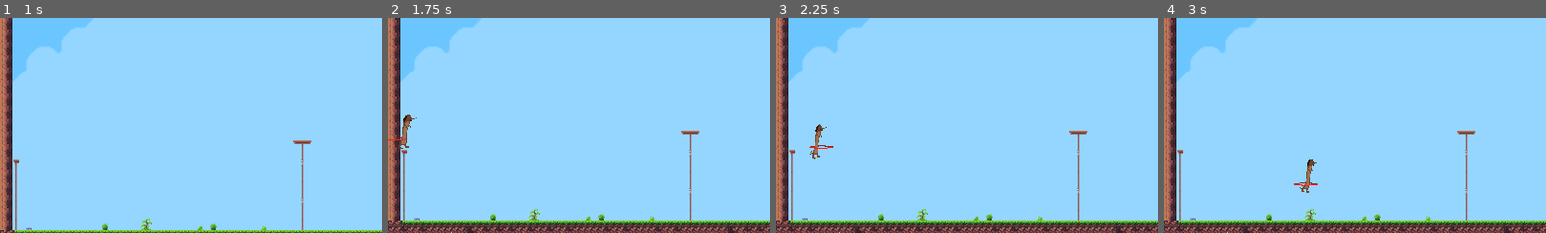
Above: before the commit, frames 1-4 (left to right).
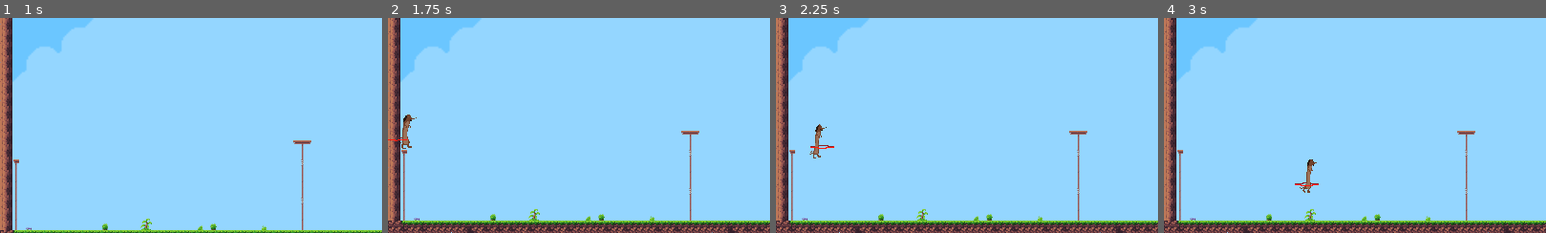
Above: after the commit, the same moments.

Repository: dgnt/gmtk2025
Game: Godot game, scene res://scenes/ui/SplashScreen.tscn
Two runs of this game, one before a commit and one after it. Both use one fixed random seed, a clock stepped at 60 frames per second and the inputs below. The engine's default icon, where the game draws it, is replaced by a stand-in: a white triangle on a blue panel in a dark square.
Inputs (mouse positions are % of the whole screen's width and height, from its top left):
- Up to frame 1 (1 s): click "Play" at 0.5 s
- Up to frame 2 (1.75 s): click "⛶" at 1.25 s
- Up to frame 3 (2.25 s): tap Enter (ui_accept) at 2 s; move the mouse to (72, 45) at 2.02 s; hold Right (move_right) from 2.03 s (still down); tap Z (B0) at 2.1 s
- Up to frame 4 (3 s): keep holding Right (move_right); tap Enter (ui_accept) at 2.27 s; move the mouse to (30, 55) at 2.77 s; tap Space (B1) at 2.85 s
The pictures show only the part of the screen within x 0-50%, y 50-100%; the shares and areas given below are measured in that part.

Frame 1 is identical in both runs. In frame 2, 0.1% of the frame differs, in the area x 1-7%, y 50-61%; in frame 3, less than 0.1%; in frame 4, less than 0.1%.

Commit message:
Fixing double hoop

Diff:
--- a/test/scripts/objects/hula_hoop.gd
+++ b/test/scripts/objects/hula_hoop.gd
@@ -38,13 +38,16 @@
 var all_bones: Array = []
 
 func _ready():
-	# Set up visual components
-	setup_visual_components()
-
-	# Create hoop system for bone manipulation
-	setup_hoop_system()
+	# Don't set up components here since we need skeleton reference
+	# Everything will be set up in initialize()
+	pass
 
 func setup_visual_components():
+	# Prevent duplicate visual nodes
+	if visual_node:
+		push_warning("Visual components already set up")
+		return
+
 	# Create visual container
 	visual_node = Node2D.new()
 	visual_node.name = "Visual"
@@ -97,6 +100,11 @@
 	visual_node.add_child(right_distortion)
 
 func setup_hoop_system():
+	# Prevent duplicate hoop system
+	if hoop_system:
+		push_warning("Hoop system already set up")
+		return
+
 	# Create HulaHoopSystem node
 	hoop_system = HulaHoopSystem.new()
 	hoop_system.name = "BoneManipulator"
